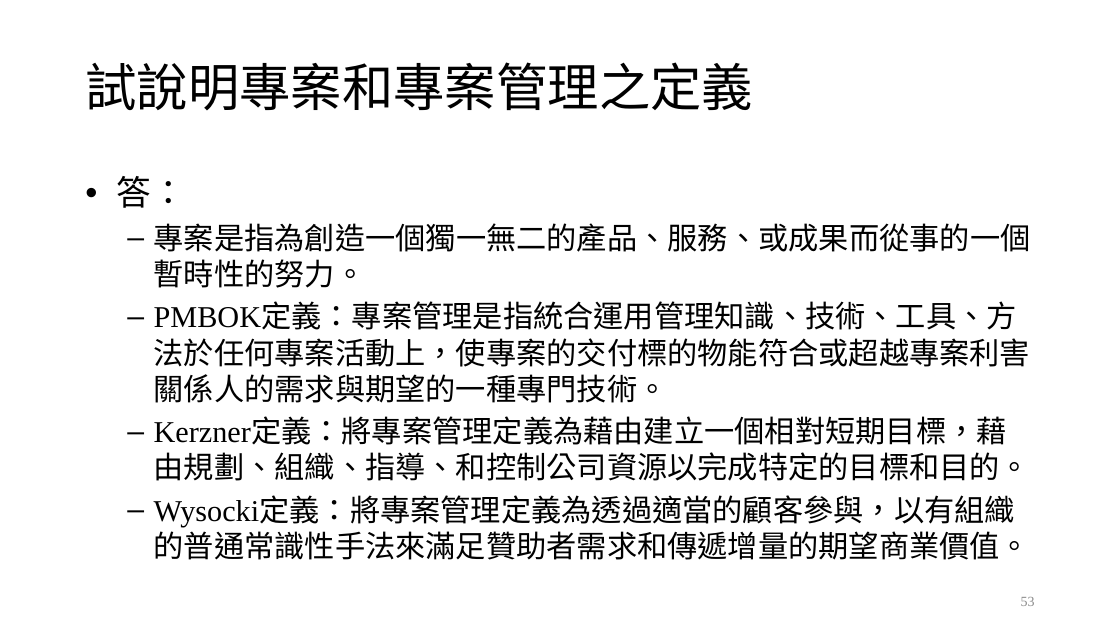
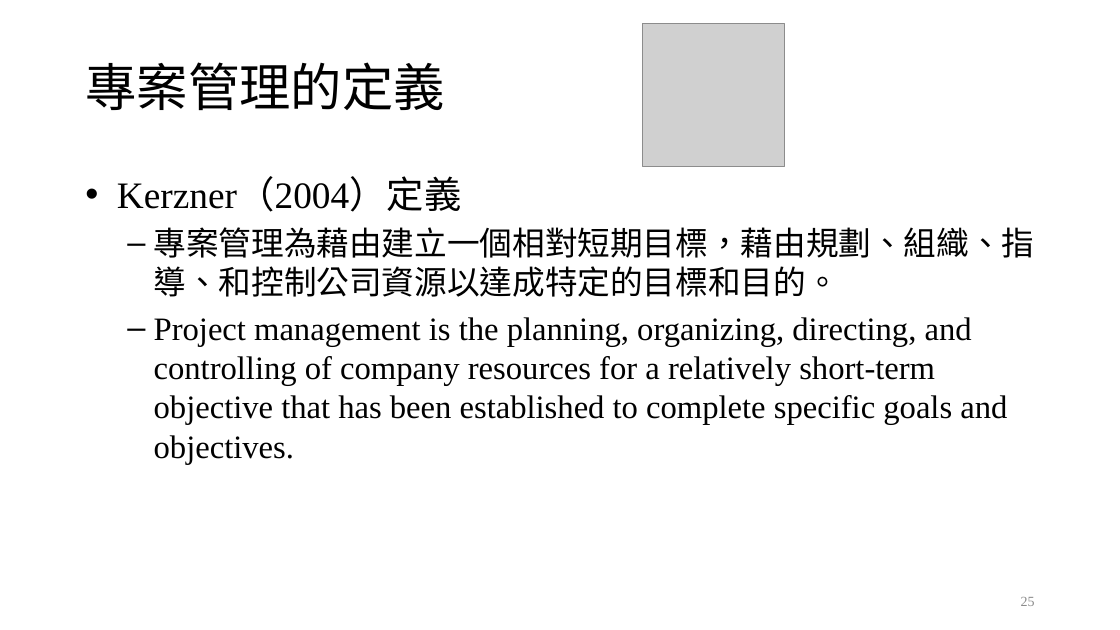
Before and after one commit to ywdeng/uscojywdeng, a slide deck: slide 25 of src/assets/1091/ProjectManagement/CH01/01.pptx (slide 53 before the commit). Drawn at 1120x630 pixels with LibreOffice and Linux fonts; fonts in the diff are those of the drawing; grey boxes stand for pictures. Boxes give left, top, right and bottom in pixels: in the first picture for what was removed or moved away, otherwise in the second. Text is boxed around its words. In the diff, an @@ line names an element or a change of style, - is before the commit and + after.

Commit message:
Edit Project Management Chapter 1 PPT

```diff
--- a/src/assets/1091/ProjectManagement/CH01/01.pptx
+++ b/src/assets/1091/ProjectManagement/CH01/01.pptx
@@ picture added at [643,24,786,166] @@
@@ title at [85,62,444,110]: text changed @@
-試說明專案和專案管理之定義
+專案管理的定義
@@ text at [117,180,1035,464]: text changed; size 25.9 to 28 pt @@
-• 答：
-  – 專案是指為創造一個獨一無二的產品、服務、或成果而從事的一個暫時性的努力。
-  – PMBOK定義：專案管理是指統合運用管理知識、技術、工具、方法於任何專案活動上，使專案的交付標的物能符合或超越專案利害關係人的需求與期望的一種專門技術。
-  – Kerzner定義：將專案管理定義為藉由建立一個相對短期目標，藉由規劃、組織、指導、和控制公司資源以完成特定的目標和目的。
-  – Wysocki定義：將專案管理定義為透過適當的顧客參與，以有組織的普通常識性手法來滿足贊助者需求和傳遞增量的期望商業價值。
+• Kerzner（2004）定義
+  – 專案管理為藉由建立一個相對短期目標，藉由規劃、組織、指導、和控制公司資源以達成特定的目標和目的。
+  – Project management is the planning, organizing, directing, and controlling of company resources for a relatively short-term objective that has been established to complete specific goals and objectives.
@@ page number at [1021,597,1035,606]: text changed @@
-53
+25
```
Also in this commit, not shown: 12 other slides changed, 9 slides added, 6 other files.
